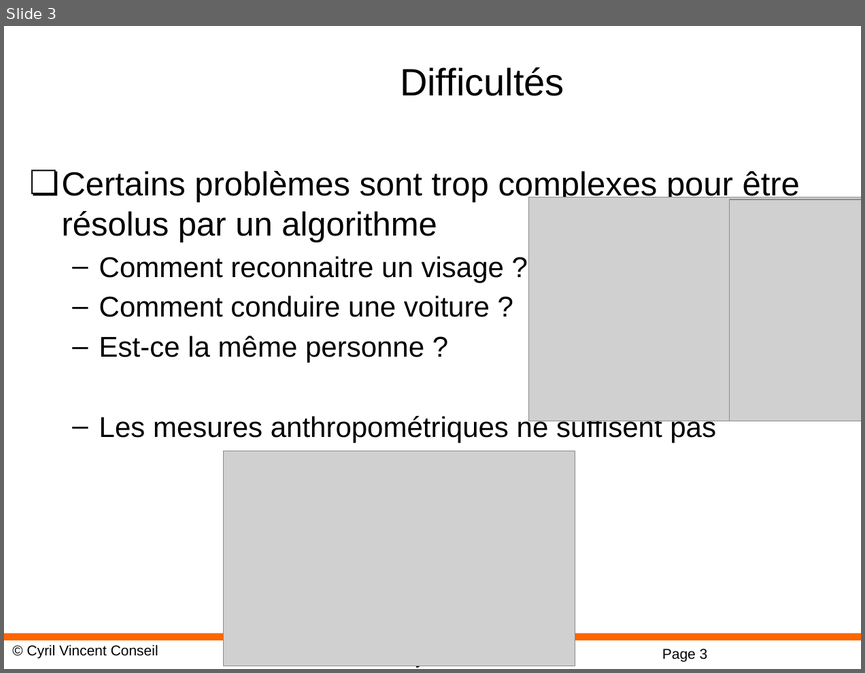
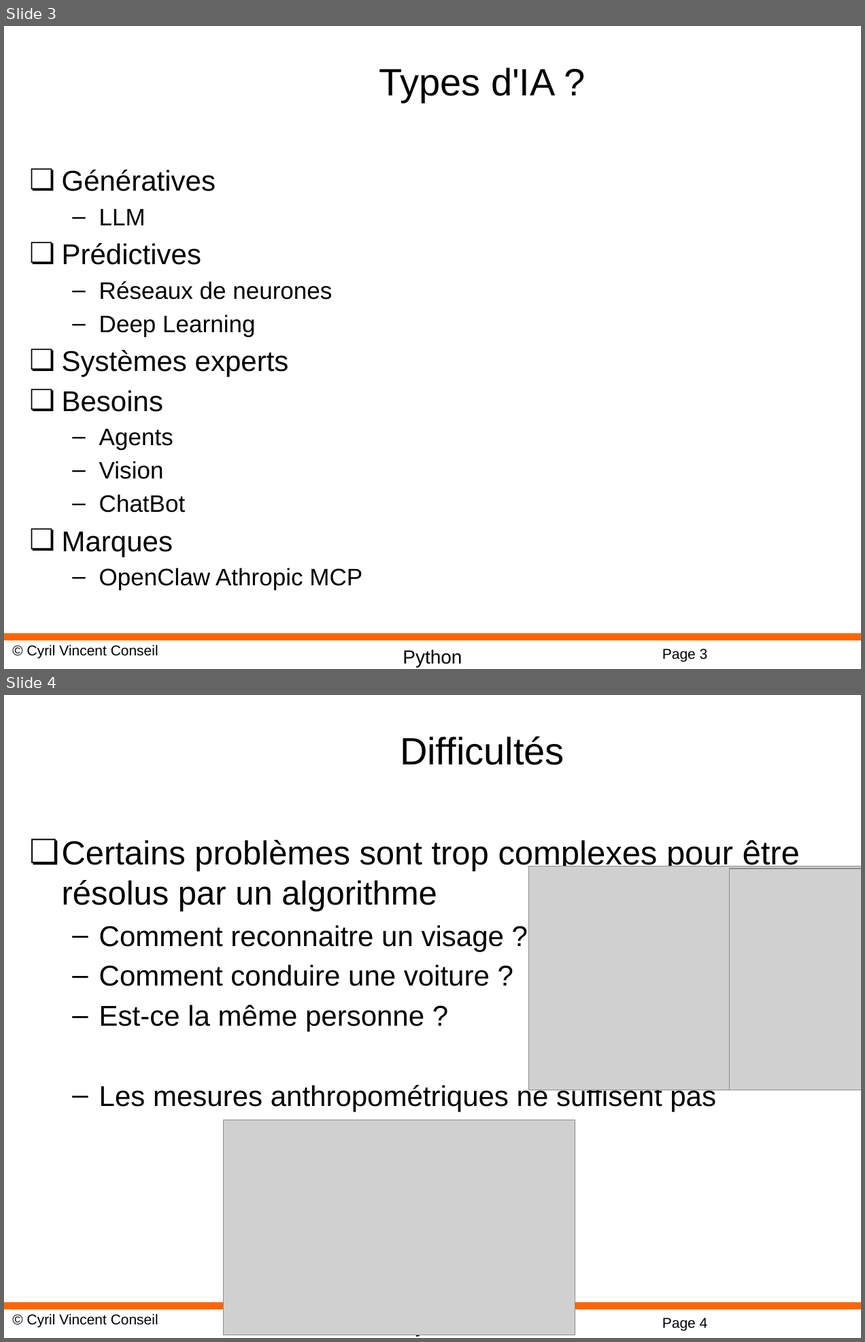
Before and after one commit to cyrilvincent/ia_industrie, a slide deck: ppt/AI01-Intro.pptx. Shown one above the other, each under a label of ours: slide 3 before the commit, slides 3 and 4 after it. The pictures are 865x673 and 865x1342 pixels, drawn with LibreOffice and Linux fonts; fonts in the diff are those of the drawing; grey boxes stand for pictures; background and template pictures are left out. Boxes give left, top, right and bottom in pixels: in the first picture for what was removed or moved away, otherwise in the second. Text is boxed around its words. In the diff, an @@ line names an element or a change of style, - is before the commit and + after.

```diff
--- a/ppt/AI01-Intro.pptx
+++ b/ppt/AI01-Intro.pptx
@@ slide 3 added at <box>4,26,861,669</box>, background #FFFFFF; not listed: 4 template elements that a slide beside it also shows @@
@@ title added at <box>379,67,555,103</box>, 32 pt, text #000000 @@
+Types d'IA ?
@@ text added at <box>62,169,362,590</box>, 20 pt, text #000000 @@
+❏ Génératives
+  – LLM
+❏ Prédictives
+  – Réseaux de neurones
+  – Deep Learning
+❏ Systèmes experts
+❏ Besoins
+  – Agents
+  – Vision
+  – ChatBot
+❏ Marques
+  – OpenClaw Athropic MCP
@@ what was slide 3 is now slide 4 @@
@@ page number at <box>662,1317,708,1330</box>: text changed @@
-Page 3
+Page 4
```
Also in this commit, not shown: 2 other files.
